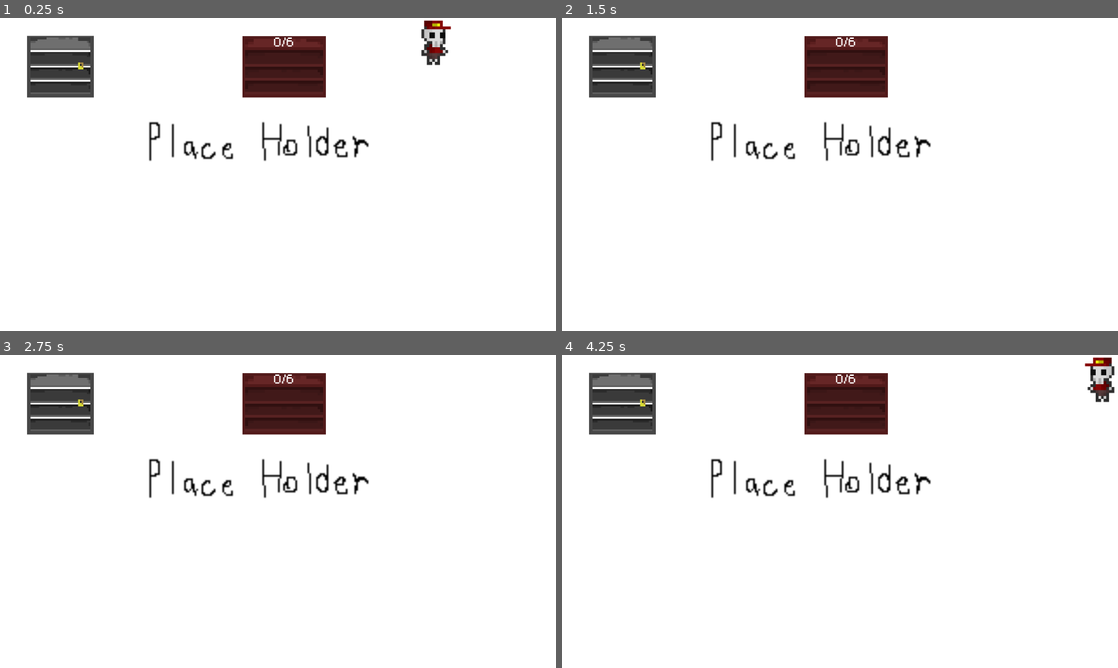
Above: before the commit, frames 1-4 (two rows, left to right).
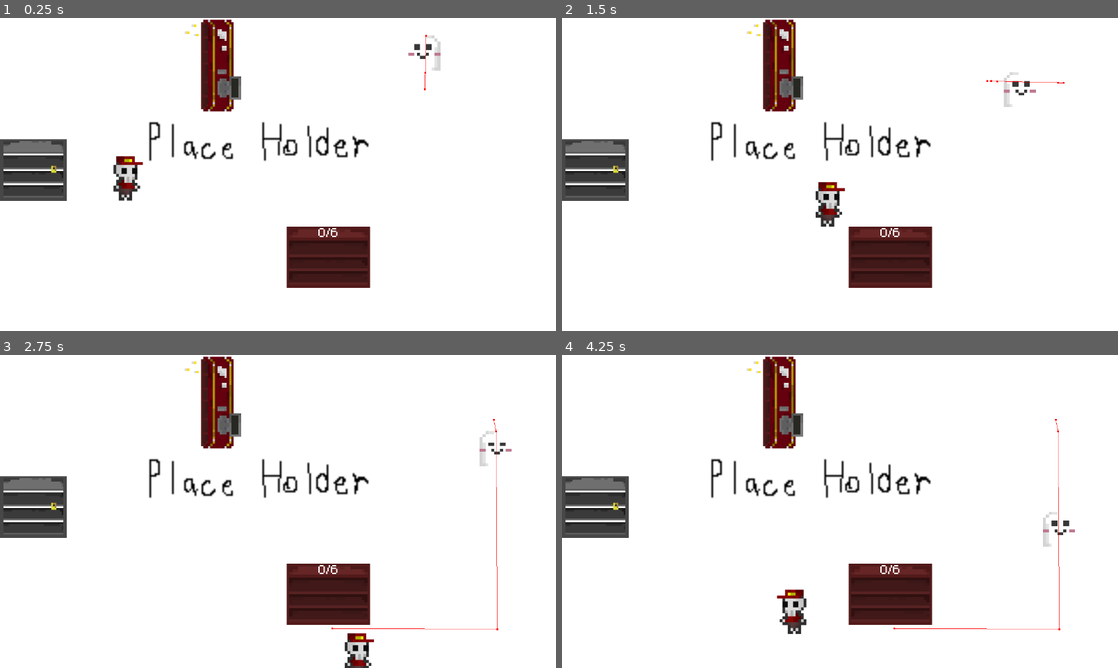
Above: after the commit, the same moments.

Repository: Aka-AnNull/Hell-Retail
Game: Godot game, scene res://Scene/level.tscn
Same seed, same stepped clock (60 frames per second), same inputs: the game is played once before the commit and once after it.
Inputs (mouse positions are in pixels of both pictures, inside the frame that each line leads up to):
- Up to frame 1 (0.25 s): no input
- Up to frame 2 (1.5 s): tap Enter (ui_accept) at 0.5, 0.77 s; move the mouse to (962, 158) at 0.52 s; hold Right (ui_right) 0.53-1.28 s; hold E (interact) 0.53-1.28 s; move the mouse to (728, 190) at 1.27 s; hold Down (ui_down) from 1.28 s (still down); tap E (interact) at 1.35 s
- Up to frame 3 (2.75 s): tap Enter (ui_accept) at 1.52 s; move the mouse to (333, 442) at 2.02 s; release Down (ui_down) at 2.03 s; hold Right (ui_right) from 2.03 s (still down); hold E (interact) from 2.03 s (still down)
- Up to frame 4 (4.25 s): move the mouse to (812, 574) at 2.77 s; release Right (ui_right) at 2.78 s; release E (interact) at 2.78 s; hold Up (ui_up) 2.78-3.53 s; tap E (interact) at 2.85 s; tap Enter (ui_accept) at 3.02, 3.77 s; move the mouse to (1006, 558) at 3.52 s; hold Left (ui_left) from 3.53 s (still down); hold E (interact) from 3.53 s (still down)

The runs differ from the first frame. In frame 1, 13% of the frame differs, in the area x 0-82%, y 0-87%; in frame 2, 13%; in frame 3, 13%; in frame 4, 14%, in the area x 0-100%, y 0-90%.

Commit message:
Simple AI and Cashier

Diff:
--- /dev/null
+++ b/Ghost.tscn
@@ -0,0 +1,72 @@
+[gd_scene load_steps=12 format=3 uid="uid://cdcleupalwlhf"]
+
+[ext_resource type="Script" uid="uid://f5p0sntfax5c" path="res://ghost.gd" id="1_ljs81"]
+[ext_resource type="Texture2D" uid="uid://cua1bjanq7x8h" path="res://Sprite/Customer/Ghost/Ghost1.png" id="2_sr7gi"]
+[ext_resource type="Texture2D" uid="uid://cxgtbsnu1pqpd" path="res://Sprite/Customer/Ghost/Ghost3.png" id="3_sbgdf"]
+[ext_resource type="Texture2D" uid="uid://x8i5v1hsg0s4" path="res://Sprite/Customer/Ghost/Ghost4.png" id="4_mrxix"]
+[ext_resource type="Texture2D" uid="uid://6u8kqvpaksu4" path="res://Sprite/Customer/Ghost/Ghost5.png" id="5_a80t0"]
+
+[sub_resource type="AtlasTexture" id="AtlasTexture_5ga4t"]
+atlas = ExtResource("2_sr7gi")
+region = Rect2(0, 0, 1072, 1072)
+
+[sub_resource type="AtlasTexture" id="AtlasTexture_mrida"]
+atlas = ExtResource("3_sbgdf")
+region = Rect2(0, 0, 1072, 1072)
+
+[sub_resource type="AtlasTexture" id="AtlasTexture_fvsgc"]
+atlas = ExtResource("4_mrxix")
+region = Rect2(0, 0, 1072, 1072)
+
+[sub_resource type="AtlasTexture" id="AtlasTexture_oxs5g"]
+atlas = ExtResource("5_a80t0")
+region = Rect2(0, 0, 1072, 1072)
+
+[sub_resource type="SpriteFrames" id="SpriteFrames_xvby2"]
+animations = [{
+"frames": [{
+"duration": 1.0,
+"texture": SubResource("AtlasTexture_5ga4t")
+}, {
+"duration": 1.0,
+"texture": SubResource("AtlasTexture_5ga4t")
+}, {
+"duration": 1.0,
+"texture": SubResource("AtlasTexture_mrida")
+}, {
+"duration": 1.0,
+"texture": SubResource("AtlasTexture_fvsgc")
+}, {
+"duration": 1.0,
+"texture": SubResource("AtlasTexture_mrida")
+}, {
+"duration": 1.0,
+"texture": SubResource("AtlasTexture_oxs5g")
+}],
+"loop": true,
+"name": &"idle",
+"speed": 6.0
+}]
+
+[sub_resource type="CircleShape2D" id="CircleShape2D_uknkg"]
+radius = 7.28011
+
+[node name="Ghost" type="CharacterBody2D"]
+script = ExtResource("1_ljs81")
+
+[node name="AnimatedSprite2D" type="AnimatedSprite2D" parent="."]
+position = Vector2(0, -54)
+scale = Vector2(0.1, 0.1)
+sprite_frames = SubResource("SpriteFrames_xvby2")
+animation = &"idle"
+frame_progress = 0.65961707
+
+[node name="CollisionShape2D" type="CollisionShape2D" parent="."]
+shape = SubResource("CircleShape2D_uknkg")
+
+[node name="NavigationAgent2D" type="NavigationAgent2D" parent="."]
+path_desired_distance = 30.0
+debug_enabled = true
+
+[node name="PatienceTimer" type="Timer" parent="."]
+one_shot = true
--- /dev/null
+++ b/Scene/cashier_zone.gd
@@ -0,0 +1,39 @@
+extends Area2D
+
+@onready var work_timer = $WorkTimer
+var current_customer = null
+
+func _ready():
+	# Connect signals via code to be safe
+	body_entered.connect(_on_body_entered)
+	body_exited.connect(_on_body_exited)
+	work_timer.timeout.connect(_on_work_done)
+
+func _on_body_entered(body):
+	# Detect if the Ghost arrived
+	if "Ghost" in body.name:
+		current_customer = body
+		print("Cashier: Customer waiting! Press E.")
+
+func _on_body_exited(body):
+	if body == current_customer:
+		current_customer = null
+
+# This function is called when PLAYER presses E inside the zone
+func interact(player):
+	if current_customer != null:
+		if work_timer.is_stopped():
+			print("Cashier: Processing transaction...")
+			# 1. Start the Timer logic
+			work_timer.start()
+			# 2. FREEZE THE PLAYER
+			if player.has_method("freeze_for_work"):
+				player.freeze_for_work(2.0) # Freeze for 2 seconds
+		else:
+			print("Cashier: Already working!")
+
+func _on_work_done():
+	print("Cashier: Done!")
+	if current_customer and current_customer.has_method("leave_shop"):
+		current_customer.leave_shop()
+	current_customer = null
--- a/Scene/level.tscn
+++ b/Scene/level.tscn
@@ -1,11 +1,23 @@
-[gd_scene load_steps=7 format=3 uid="uid://bhkkxgqsmks02"]
+[gd_scene load_steps=12 format=3 uid="uid://bhkkxgqsmks02"]
 
 [ext_resource type="Script" uid="uid://bjomty5twa62f" path="res://Script/level.gd" id="1_or6n4"]
 [ext_resource type="PackedScene" uid="uid://l1bhryukeiwu" path="res://Scene/player.tscn" id="2_jnrmd"]
 [ext_resource type="Texture2D" uid="uid://cg211tk30p2ig" path="res://Sprite/BG/pixil-frame-0 (4).png" id="2_or6n4"]
 [ext_resource type="PackedScene" uid="uid://twkkl6x53d4o" path="res://Scene/Fade_transition.tscn" id="2_tut6d"]
 [ext_resource type="PackedScene" uid="uid://tws0wveogunt" path="res://Scene/Shelf.tscn" id="6_p7rx0"]
+[ext_resource type="Script" uid="uid://cqbffiaqbawns" path="res://Scene/cashier_zone.gd" id="7_hdt71"]
+[ext_resource type="PackedScene" uid="uid://cdcleupalwlhf" path="res://Ghost.tscn" id="7_iysjp"]
+[ext_resource type="Texture2D" uid="uid://dfy10p0pdcway" path="res://Sprite/shelf/20251119_205617.png" id="13_k0fkb"]
 [ext_resource type="PackedScene" uid="uid://csch13p5msvkg" path="res://Scene/StockPile.tscn" id="13_pivpx"]
+
+[sub_resource type="RectangleShape2D" id="RectangleShape2D_637vb"]
+size = Vector2(174, 215)
+
+[sub_resource type="NavigationPolygon" id="NavigationPolygon_637vb"]
+vertices = PackedVector2Array(1144.7969, 630.75, 1177.0469, 192, 1183.7031, 646, 1144.7422, 646, 1144.7188, 644.3281, 1177.7109, 143.20313, 1142.2969, 176.22656, 1176.3125, 143.21875, 953.9375, 70.25, 574.60156, 114.64844, 553.3594, 117.10156, 551.03906, 117.36719, 552.21094, 91.67969, 954.3906, 39.757813, 555.3906, 647.8828, 553.7422, 628.0703, 557.6875, 628.09375, 574.7969, 647.77344, 582.3594, 628.21875, 582.6328, 647.71875, 582.6406, 648.3672, 1002.3203, 176.84375, 1002.3281, 177, 952.3125, 177, 1142.0938, 141.46094, 1176.2734, 140.53125, 1142.1094, 143.71094, 1002.1797, 145.50781, 954.7031, 19.523438, 997.7031, 18.46875)
+polygons = Array[PackedInt32Array]([PackedInt32Array(0, 1, 2, 3, 4), PackedInt32Array(5, 1, 0, 6, 7), PackedInt32Array(8, 9, 10, 11, 12, 13), PackedInt32Array(14, 15, 16, 17), PackedInt32Array(18, 19, 20, 17, 16, 10, 9), PackedInt32Array(21, 22, 23, 8), PackedInt32Array(24, 25, 7, 26), PackedInt32Array(26, 7, 6), PackedInt32Array(27, 26, 6, 21), PackedInt32Array(28, 29, 27, 21, 8, 13), PackedInt32Array(19, 18, 0, 4)])
+outlines = Array[PackedVector2Array]([PackedVector2Array(935, 0, 1017, -2, 1024, 197, 932, 197), PackedVector2Array(964, 126, 1198, 123, 1197, 196, 967, 197), PackedVector2Array(1196, 120, 1204, 666, 1125, 666, 1122, 122), PackedVector2Array(1200, 664, 537, 668, 532, 608, 1198, 611), PackedVector2Array(538, 665, 533, 75, 594, 75, 603, 670), PackedVector2Array(533, 74, 959, 19, 1017, 30, 1000, 85, 530, 140)])
+agent_radius = 20.0
 
 [node name="Level" type="Node2D"]
 y_sort_enabled = true
@@ -17,17 +29,54 @@
 scale = Vector2(3.9999998, 3.9999998)
 texture = ExtResource("2_or6n4")
 
-[node name="Area2D" parent="." instance=ExtResource("13_pivpx")]
+[node name="Cashier" type="Sprite2D" parent="."]
+position = Vector2(452, 107.000015)
+scale = Vector2(0.2, 0.2)
+texture = ExtResource("13_k0fkb")
+
+[node name="DoorPosition" type="Marker2D" parent="."]
+position = Vector2(978, 39)
+
+[node name="Marker1" type="Marker2D" parent="."]
+position = Vector2(981, 159)
+
+[node name="Marker2" type="Marker2D" parent="."]
+position = Vector2(1150, 158)
+
+[node name="CashierZone" type="Area2D" parent="."]
+position = Vector2(508, 111)
+collision_mask = 3
+script = ExtResource("7_hdt71")
+
+[node name="CollisionShape2D" type="CollisionShape2D" parent="CashierZone"]
+position = Vector2(-1, 0)
+shape = SubResource("RectangleShape2D_637vb")
+metadata/_edit_lock_ = true
+
+[node name="WorkTimer" type="Timer" parent="CashierZone"]
+wait_time = 2.0
+one_shot = true
+
+[node name="Stock1" parent="." instance=ExtResource("13_pivpx")]
 y_sort_enabled = true
-position = Vector2(139, 182)
+position = Vector2(77, 420)
 
 [node name="Player" parent="." instance=ExtResource("2_jnrmd")]
 y_sort_enabled = true
-position = Vector2(1000, 108)
+position = Vector2(291, 420)
+
+[node name="Shelf1" parent="." instance=ExtResource("6_p7rx0")]
+y_sort_enabled = true
+position = Vector2(756, 621)
+
+[node name="Ghost" parent="." instance=ExtResource("7_iysjp")]
+y_sort_enabled = true
+position = Vector2(981, 41)
+collision_layer = 2
+collision_mask = 0
 
 [node name="Fade_transition" parent="." instance=ExtResource("2_tut6d")]
 visible = false
 
-[node name="Shelf" parent="." instance=ExtResource("6_p7rx0")]
-y_sort_enabled = true
-position = Vector2(654, 183)
+[node name="NavigationRegion2D" type="NavigationRegion2D" parent="."]
+navigation_polygon = SubResource("NavigationPolygon_637vb")
--- a/Script/player.gd
+++ b/Script/player.gd
@@ -10,6 +10,7 @@
 var is_dashing : bool = false
 var can_dash : bool = true
 var is_holding_item : bool = false
+var is_working : bool = false
 
 # --- NODE REFERENCES ---
 @onready var anim = $AnimatedSprite2D
@@ -21,6 +22,10 @@
 	dash_timer.timeout.connect(_on_dash_timer_timeout)
 
 func _physics_process(_delta):
+	if is_working:
+		velocity = Vector2.ZERO # Stop sliding
+		move_and_slide()
+		return
 	var direction = Input.get_vector("ui_left", "ui_right", "ui_up", "ui_down")
 
 	if Input.is_action_just_pressed("ui_accept") and can_dash and direction != Vector2.ZERO:
@@ -53,9 +58,6 @@
 	can_dash = true
 
 func update_animation(direction):
-	#this line to see what the player thinks is happening
-	print("Holding: ", is_holding_item, " | Anim: ", anim.animation)
-
 	if direction != Vector2.ZERO:
 		# MOVING
 		if is_holding_item:
@@ -83,3 +85,13 @@
 		if area.has_method("interact"):
 			area.interact(self)
 			return
+
+func freeze_for_work(duration):
+	is_working = true
+	can_dash = false # Prevent dashing away
+	print("Player: Working hard...")
+	# Wait for the time to pass
+	await get_tree().create_timer(duration).timeout
+	is_working = false
+	can_dash = true
+	print("Player: Done working!")
--- a/Script/shelf.gd
+++ b/Script/shelf.gd
@@ -36,3 +36,11 @@
 	# Update the text label (e.g., "2/6")
 	if label:
 		label.text = str(current_stock) + "/" + str(max_stock)
+
+func ai_take_item():
+	if current_stock > 0:
+		current_stock -= 1
+		update_visuals()
+		return true # Tell the Ghost "Yes, you got it"
+	else:
+		return false # Tell the Ghost "No, it's empty"
--- /dev/null
+++ b/ghost.gd
@@ -0,0 +1,159 @@
+extends CharacterBody2D
+
+# --- CONFIGURATION ---
+@export var move_speed : float = 120.0
+@export var stop_distance : float = 20.0
+
+# --- SHOPPING LIST ---
+# List every shelf name you have here. The Ghost will pick one at random.
+var available_shelves = ["Shelf1"]
+
+# --- NODES ---
+@onready var nav_agent = $NavigationAgent2D
+@onready var anim = $AnimatedSprite2D
+
+# --- STATE MACHINE ---
+enum State {
+	TO_MARKER_1_ENTER,
+	TO_MARKER_2,
+	TO_SHELF,
+	SEARCHING,
+	TO_CASHIER,
+	WAITING_AT_CASHIER,
+	TO_MARKER_1_EXIT,
+	TO_DOOR_EXIT
+}
+var current_state = State.TO_MARKER_1_ENTER
+
+# --- MEMORY ---
+var target_shelf_name = "" # Will be chosen randomly
+var target_shelf_node = null
+
+# --- FLOATING VISUAL ---
+var float_time = 0.0
+
+func _ready():
+	anim.play("idle")
+
+	# 1. PICK A RANDOM SHELF
+	# Since Ghost buys "all types", he picks one at random.
+	if target_shelf_name == "":
+		target_shelf_name = available_shelves.pick_random()
+		print("Ghost: I decided to buy from: ", target_shelf_name)
+
+	# 2. Start the Path
+	go_to_node("Marker1", State.TO_MARKER_1_ENTER)
+
+func _physics_process(delta):
+	# 1. Float Effect
+	float_time += delta * 5.0
+	anim.position.y = sin(float_time) * 5.0
+
+	# 2. STOP IF BUSY (Physics Lock)
+	if current_state == State.SEARCHING or current_state == State.WAITING_AT_CASHIER:
+		velocity = Vector2.ZERO
+		move_and_slide()
+
+		# --- NEW: VISUAL LOCK ---
+		# If waiting at cashier, ignore movement and just stare at the player
+		if current_state == State.WAITING_AT_CASHIER:
+			anim.flip_h = true # Force Face LEFT (change to false if he looks backwards)
+		# ------------------------
+
+		return
+
+	# 3. CHECK ARRIVAL
+	var dist = global_position.distance_to(nav_agent.target_position)
+	var required_dist = 50.0 if current_state == State.TO_CASHIER else stop_distance
+
+	if dist < required_dist:
+		handle_arrival()
+		return
+
+	# 4. MOVE
+	var next_pos = nav_agent.get_next_path_position()
+	var direction = global_position.direction_to(next_pos)
+	velocity = direction * move_speed
+	move_and_slide()
+
+	# 5. STANDARD FACING (Only runs if we are moving)
+	# This handles the walk to the door, shelf, etc.
+	if direction.x < 0:
+		anim.flip_h = true
+	elif direction.x > 0:
+		anim.flip_h = false
+func handle_arrival():
+	velocity = Vector2.ZERO # Hard Stop
+
+	match current_state:
+		State.TO_MARKER_1_ENTER:
+			# Go to Marker 2 (Right side)
+			go_to_node("Marker2", State.TO_MARKER_2)
+
+		State.TO_MARKER_2:
+			# Go to the Randomly Chosen Shelf
+			go_to_node(target_shelf_name, State.TO_SHELF)
+
+		State.TO_SHELF:
+			print("Ghost: At Shelf. Searching...")
+			current_state = State.SEARCHING
+			start_searching_logic()
+
+		State.TO_CASHIER:
+			print("Ghost: At Cashier. Waiting for Player.")
+			current_state = State.WAITING_AT_CASHIER
+
+		State.TO_MARKER_1_EXIT:
+			# Go to Door to despawn
+			go_to_node("DoorPosition", State.TO_DOOR_EXIT)
+
+		State.TO_DOOR_EXIT:
+			print("Ghost: Bye bye!")
+			queue_free()
+
+# --- ACTION LOGIC ---
+
+func start_searching_logic():
+	# Try to take 1 item
+	if attempt_take_item():
+		print("Ghost: Found it! Waiting 2s...")
+		await get_tree().create_timer(2.0).timeout
+		go_to_node("CashierZone", State.TO_CASHIER)
+	else:
+		print("Ghost: Empty! Waiting 10s...")
+		await get_tree().create_timer(10.0).timeout
+
+		# Try again
+		if attempt_take_item():
+			print("Ghost: Finally found it!")
+			go_to_node("CashierZone", State.TO_CASHIER)
+		else:
+			print("Ghost: STILL EMPTY! I'M MAD!")
+			leave_shop()
+
+func attempt_take_item():
+	if target_shelf_node == null:
+		# If the node name doesn't exist (e.g., you haven't built Shelf7 yet), this prevents a crash
+		target_shelf_node = get_parent().find_child(target_shelf_name, true, false)
+
+	if target_shelf_node and target_shelf_node.has_method("ai_take_item"):
+		return target_shelf_node.ai_take_item()
+	return false
+
+func leave_shop():
+	# Go straight to exit, skipping cashier
+	go_to_node("Marker1", State.TO_MARKER_1_EXIT)
+
+func go_to_node(node_name, next_state):
+	var target = get_parent().find_child(node_name, true, false)
+	if target:
+		target_shelf_node = target # Cache if it is a shelf
+		current_state = next_state
+
+		var offset = Vector2(randf_range(-10, 10), randf_range(-10, 10))
+		nav_agent.target_position = target.global_position + offset
+	else:
+		print("ERROR: Could not find node: ", node_name)
+		# Fallback: If we can't find a shelf, just leave
+		if "Shelf" in node_name:
+			leave_shop()
Not shown, added: Scene/cashier_zone.gd.uid
Binary file added: Sprite/Customer/Ghost/Ghost1.png
Not shown, added: Sprite/Customer/Ghost/Ghost1.png.import
Binary file added: Sprite/Customer/Ghost/Ghost2.png
Not shown, added: Sprite/Customer/Ghost/Ghost2.png.import
Binary file added: Sprite/Customer/Ghost/Ghost3.png
Not shown, added: Sprite/Customer/Ghost/Ghost3.png.import
Binary file added: Sprite/Customer/Ghost/Ghost4.png
Not shown, added: Sprite/Customer/Ghost/Ghost4.png.import
Binary file added: Sprite/Customer/Ghost/Ghost5.png
Not shown, added: Sprite/Customer/Ghost/Ghost5.png.import
Not shown, added: ghost.gd.uid
